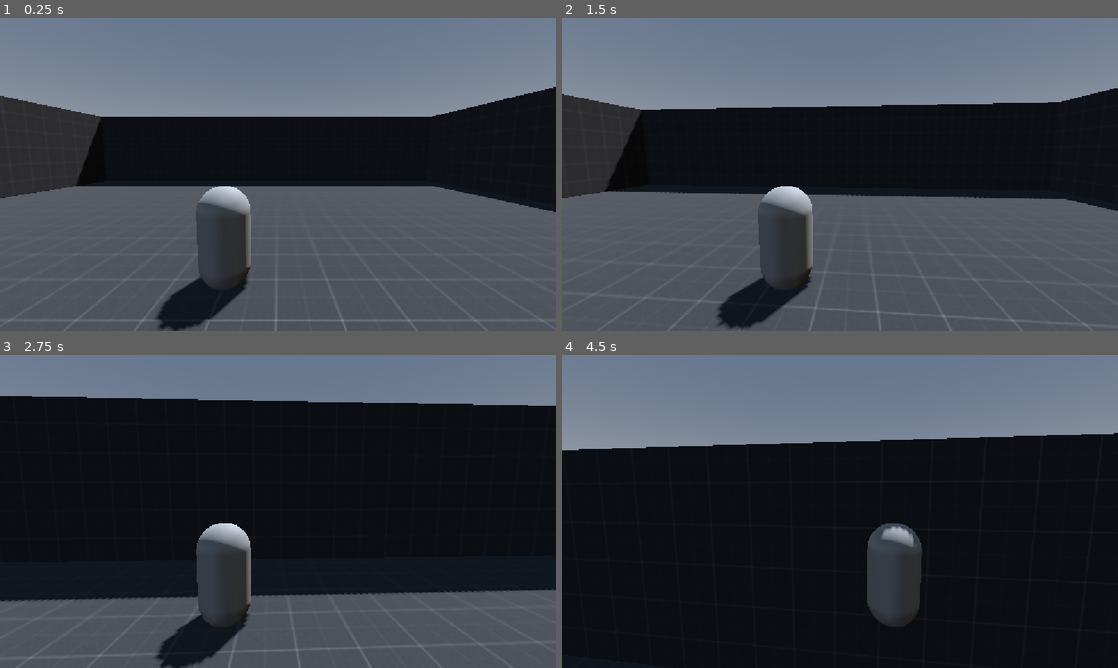
Above: before the commit, frames 1-4 (two rows, left to right).
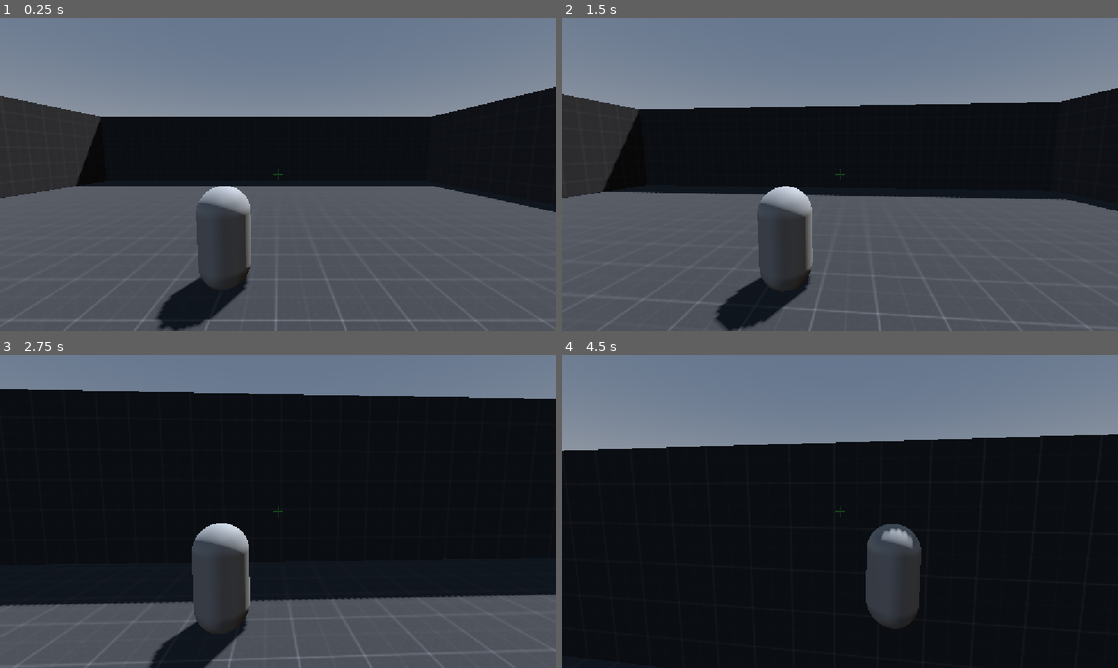
Above: after the commit, the same moments.

Repository: alavanzasp-code/IJStudio
Game: Godot game, scene res://Test Area (World)/test_area.tscn
Two runs of this game, one before a commit and one after it. Both use one fixed random seed, a clock stepped at 60 frames per second and the inputs below.
Inputs (mouse positions are in pixels of both pictures, inside the frame that each line leads up to):
- Up to frame 1 (0.25 s): no input
- Up to frame 2 (1.5 s): tap Enter at 0.5 s; move the mouse to (867, 174) at 0.52 s; hold W (up) from 0.53 s (still down); tap F (grapple) at 0.6, 1.35 s; click (867, 174) at 0.67 s; tap Space (jump) at 0.77 s; move the mouse to (812, 174) at 1.27 s; click (812, 174) at 1.42 s
- Up to frame 3 (2.75 s): keep holding W (up); tap Space (jump) at 1.52 s; move the mouse to (289, 505) at 2.02 s; tap Ctrl (slide) at 2.1 s; click (289, 505) at 2.17 s; tap F (grapple) at 2.3 s
- Up to frame 4 (4.5 s): keep holding W (up); move the mouse to (834, 517) at 2.77 s; tap Shift (sprint) at 2.85 s; click (834, 517) at 2.92 s; tap Space (jump) at 3.02, 3.77 s; tap F (grapple) at 3.05, 3.8, 4.35 s; move the mouse to (878, 514) at 3.52 s; hold C (switch-view) 3.53-4.28 s; click (878, 514) at 3.67 s; move the mouse to (795, 508) at 4.27 s; click (795, 508) at 4.42 s

The runs differ from the first frame. In frame 1, less than 0.1% of the frame differs, in the area x 49-51%, y 48-52%; in frame 2, 0.6%; in frame 3, 4.8%, in the area x 0-100%, y 10-100%; in frame 4, 0.4%.

Commit message:
add crosshair and zoom effects when grappling

Diff:
--- /dev/null
+++ b/Character (Player Test Sub)/crosshair.gd
@@ -0,0 +1,37 @@
+extends TextureRect
+
+var _normal_tex: ImageTexture
+var _valid_tex: ImageTexture
+
+func _ready() -> void:
+	_normal_tex = _make_crosshair(Color(1, 1, 1, 0.7))
+	_valid_tex = _make_crosshair(Color(0.2, 1.0, 0.3, 1.0))
+	texture = _normal_tex
+	mouse_filter = Control.MOUSE_FILTER_IGNORE
+
+
+func set_valid_target(valid: bool) -> void:
+	texture = _valid_tex if valid else _normal_tex
+
+
+func _make_crosshair(color: Color) -> ImageTexture:
+	var img := Image.create(32, 32, false, Image.FORMAT_RGBA8)
+
+	# Horizontal lines with a gap in the center
+	for x in range(5, 14):
+		img.set_pixel(x, 16, color)
+	for x in range(18, 27):
+		img.set_pixel(x, 16, color)
+
+	# Vertical lines with a gap in the center
+	for y in range(5, 14):
+		img.set_pixel(16, y, color)
+	for y in range(18, 27):
+		img.set_pixel(16, y, color)
+
+	# Center dot
+	for x in range(15, 17):
+		for y in range(15, 17):
+			img.set_pixel(x, y, color)
+
+	return ImageTexture.create_from_image(img)
--- a/Character (Player Test Sub)/player_(test).gd
+++ b/Character (Player Test Sub)/player_(test).gd
@@ -21,7 +21,14 @@
 var grapple_timer := 0.0
 var grapple_target := Vector3.ZERO
 
+@onready var camera_settings := $"Camera Settings"
+@onready var crosshair: TextureRect = $UI/Crosshair
+
 func _physics_process(delta):
+	# Update crosshair — show green when a valid grapple target is in range
+	if not is_grappled:
+		crosshair.set_valid_target(not raycast_grapple().is_empty())
+
 	if is_grappled:
 		update_grapple(delta)
 		move_and_slide()
@@ -114,6 +121,7 @@
 	is_sliding = false
 	velocity.x *= 0.2
 	velocity.z *= 0.2
+	camera_settings.add_shake(0.12)
 	return true
 
 
@@ -132,6 +140,11 @@
 	# Pull the player toward the anchor point
 	var pull_dir := (grapple_target - pull_point).normalized()
 	velocity += pull_dir * grapple_accel * delta
+
+	# Approaching shake — stronger when fast, fades as we get closer
+	var dist := pull_point.distance_to(grapple_target)
+	var speed := velocity.length()
+	camera_settings.add_shake(speed * 0.002 * clampf(dist / 15.0, 0.0, 1.0))
 
 
 func end_grapple() -> void:
--- a/Test Area (World)/camera_settings.gd
+++ b/Test Area (World)/camera_settings.gd
@@ -2,6 +2,9 @@
 
 @export_range(0.0001, 0.02, 0.0001) var mouse_sensitivity := 0.002
 @export_range(1.0, 89.0, 1.0) var max_pitch_degrees := 85.0
+@export var base_fov := 75.0
+@export var min_fov := 50.0
+@export var fov_lerp_speed := 8.0
 
 @onready var character := get_parent() as CharacterBody3D
 @onready var camera_3d := get_node("Camera3D") as Camera3D
@@ -10,17 +13,41 @@
 var pitch := 0.0
 var view_is_left := false
 var view_tween: Tween
+var _shake_offset := Vector2.ZERO
 
 
 func _ready() -> void:
 	if character == null:
 		push_error("Camera Settings must be a child of a CharacterBody3D.")
 		set_process_input(false)
+		set_process(false)
 		return
 
 	yaw = character.rotation.y
 	pitch = rotation.x
+	camera_3d.fov = base_fov
 	Input.set_mouse_mode(Input.MOUSE_MODE_CAPTURED)
+
+
+func _process(delta: float) -> void:
+	_shake_offset = _shake_offset.lerp(Vector2.ZERO, 10.0 * delta)
+	camera_3d.h_offset = _shake_offset.x
+	camera_3d.v_offset = _shake_offset.y
+
+	if not character:
+		return
+
+	var speed := Vector3(character.velocity.x, 0, character.velocity.z).length()
+	var normalized := clampf(speed / 30.0, 0.0, 1.0)
+	var target_fov := lerpf(base_fov, min_fov, normalized * normalized)
+	camera_3d.fov = lerpf(camera_3d.fov, target_fov, fov_lerp_speed * delta)
+
+
+func add_shake(intensity: float) -> void:
+	_shake_offset += Vector2(
+		randf_range(-1.0, 1.0),
+		randf_range(-1.0, 1.0),
+	) * intensity
 
 
 func _input(event: InputEvent) -> void:
--- a/Test Area (World)/player_(test).tscn
+++ b/Test Area (World)/player_(test).tscn
@@ -2,6 +2,7 @@
 
 [ext_resource type="Script" uid="uid://cyfg3k13d4fkc" path="res://Character (Player Test Sub)/player_(test).gd" id="1_5b8i2"]
 [ext_resource type="Script" uid="uid://uwnwpa8croaq" path="res://Test Area (World)/camera_settings.gd" id="2_uyn5y"]
+[ext_resource type="Script" path="res://Character (Player Test Sub)/crosshair.gd" id="3_chhr"]
 
 [sub_resource type="CapsuleShape3D" id="CapsuleShape3D_mltf8"]
 
@@ -24,3 +25,19 @@
 [node name="Camera3D" type="Camera3D" parent="Camera Settings" unique_id=1097398870]
 transform = Transform3D(1, 0, 0, 0, 1, 0, 0, 0, 1, 1.0335541, 1.2116957, 3.9702067)
 current = true
+
+[node name="UI" type="CanvasLayer" parent="."]
+
+[node name="Crosshair" type="TextureRect" parent="UI"]
+anchor_left = 0.5
+anchor_top = 0.5
+anchor_right = 0.5
+anchor_bottom = 0.5
+offset_left = -16.0
+offset_top = -16.0
+offset_right = 16.0
+offset_bottom = 16.0
+grow_horizontal = 2
+grow_vertical = 2
+mouse_filter = 2
+script = ExtResource("3_chhr")
Not shown, added: Character (Player Test Sub)/crosshair.gd.uid
